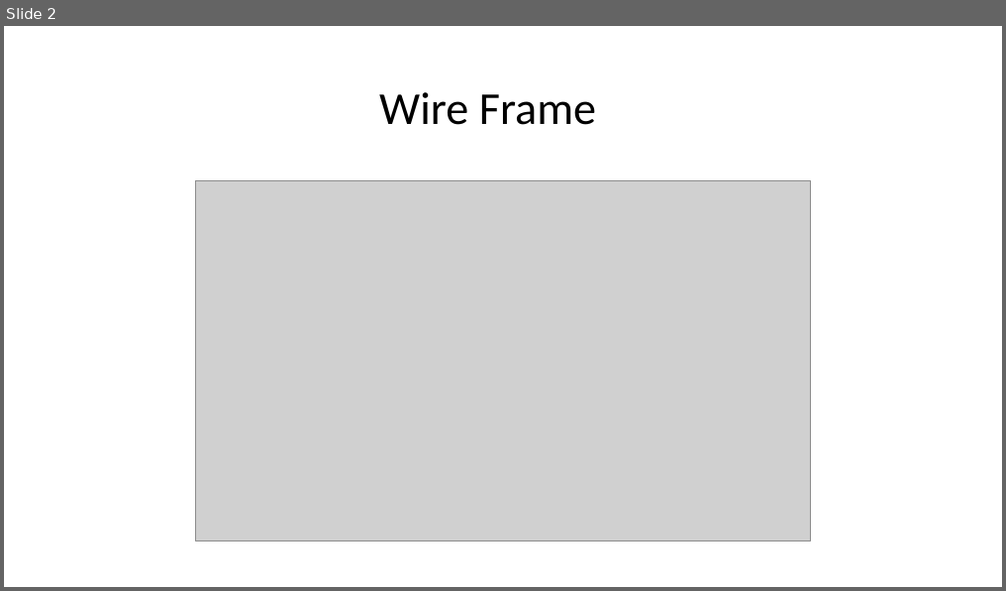
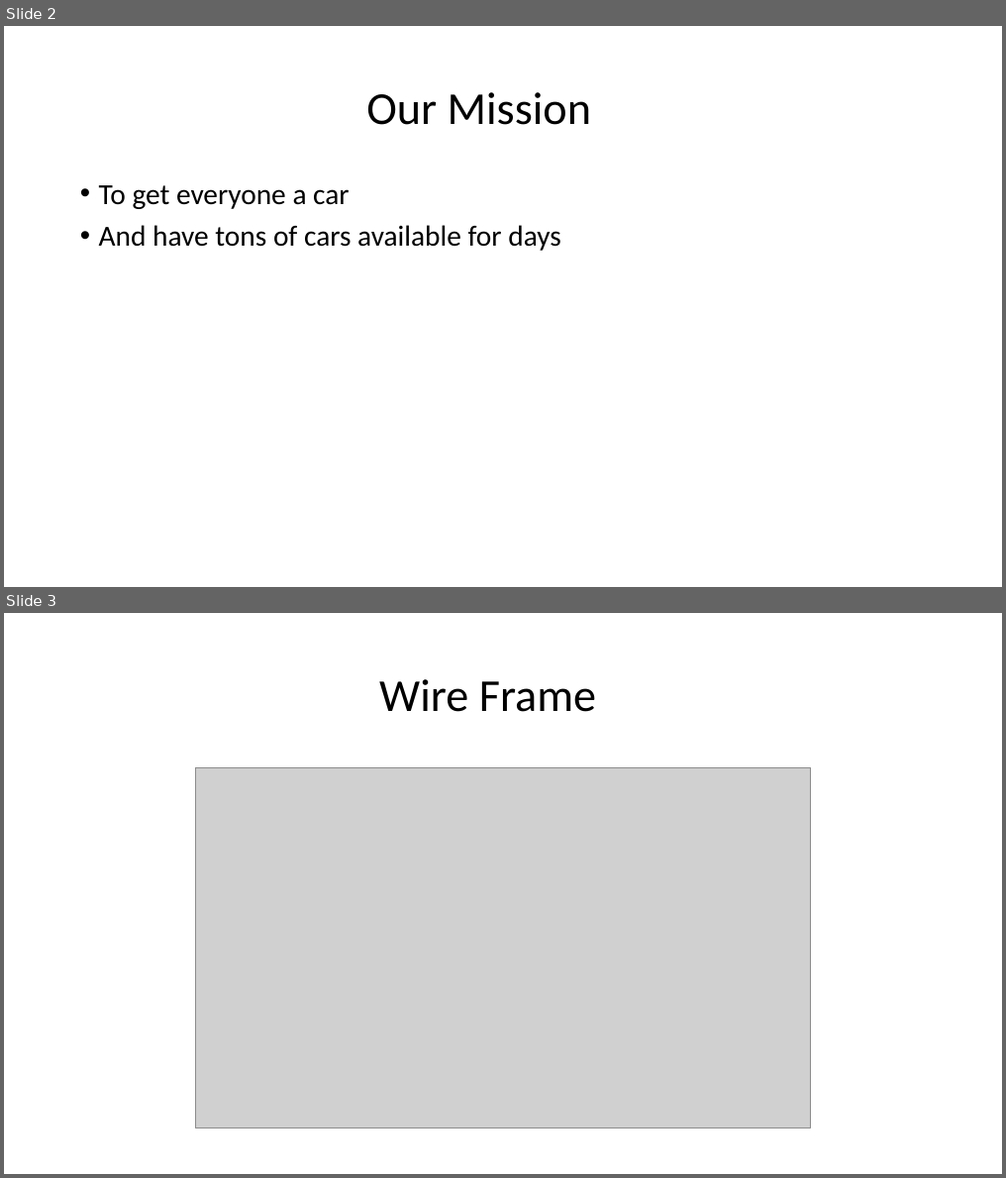
Before and after one commit to donaldvallejo/contractorProject, a slide deck: Presentation.pptx. Shown one above the other, each under a label of ours: slide 2 before the commit, slides 2 and 3 after it. The pictures are 1006x591 and 1006x1178 pixels, drawn with LibreOffice and Linux fonts; fonts in the diff are those of the drawing; grey boxes stand for pictures. Boxes give left, top, right and bottom in pixels: in the first picture for what was removed or moved away, otherwise in the second. Text is boxed around its words. In the diff, an @@ line names an element or a change of style, - is before the commit and + after.

```diff
--- a/Presentation.pptx
+++ b/Presentation.pptx
@@ slide 2 added at (4, 26, 1002, 587), background #FFFFFF @@
@@ title added at (366, 92, 591, 125), 44 pt, text #000000 @@
+Our Mission
@@ text added at (99, 185, 560, 251), 28 pt, text #000000 @@
+• To get everyone a car
+• And have tons of cars available for days
@@ what was slide 2 is now slide 3 @@
```
Also in this commit, not shown: 1 slide changed, 5 other files.
